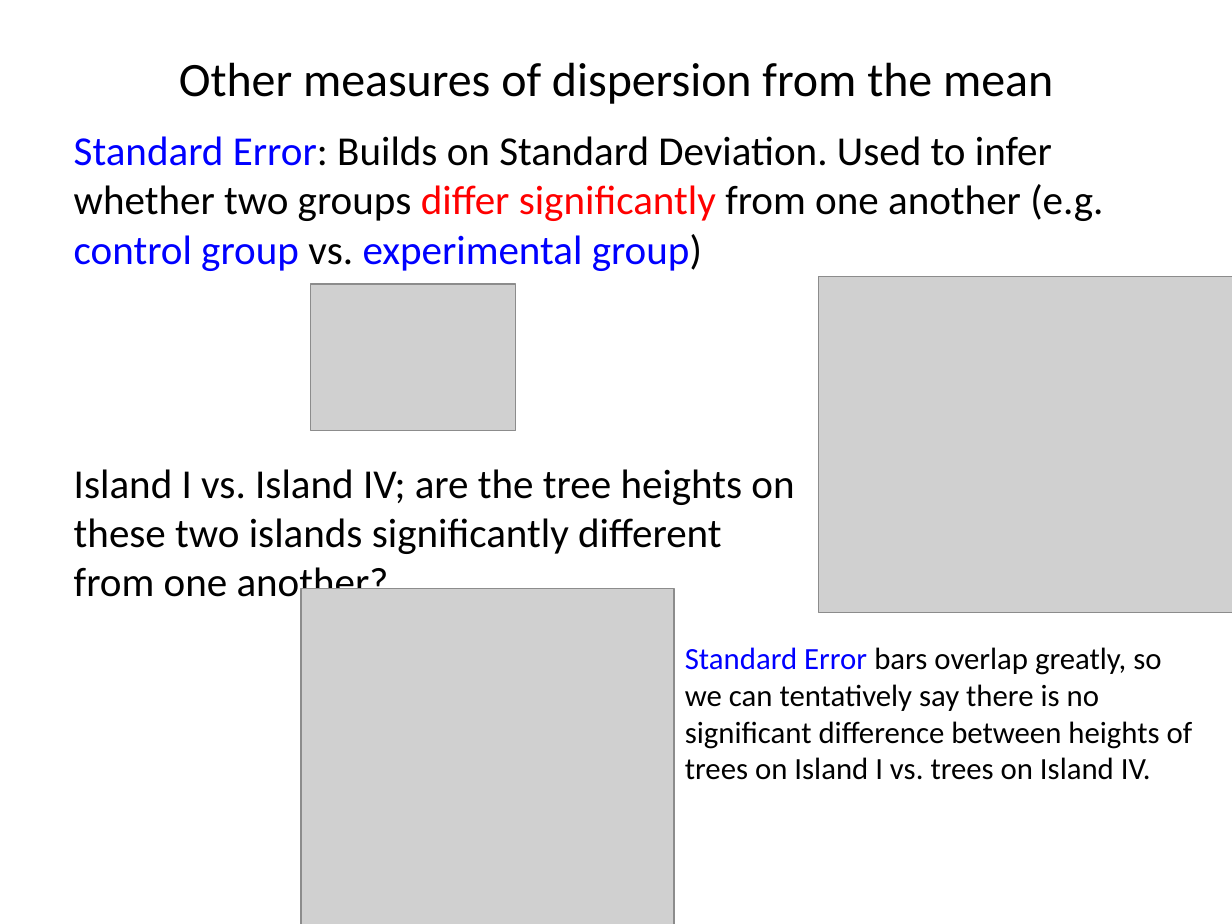
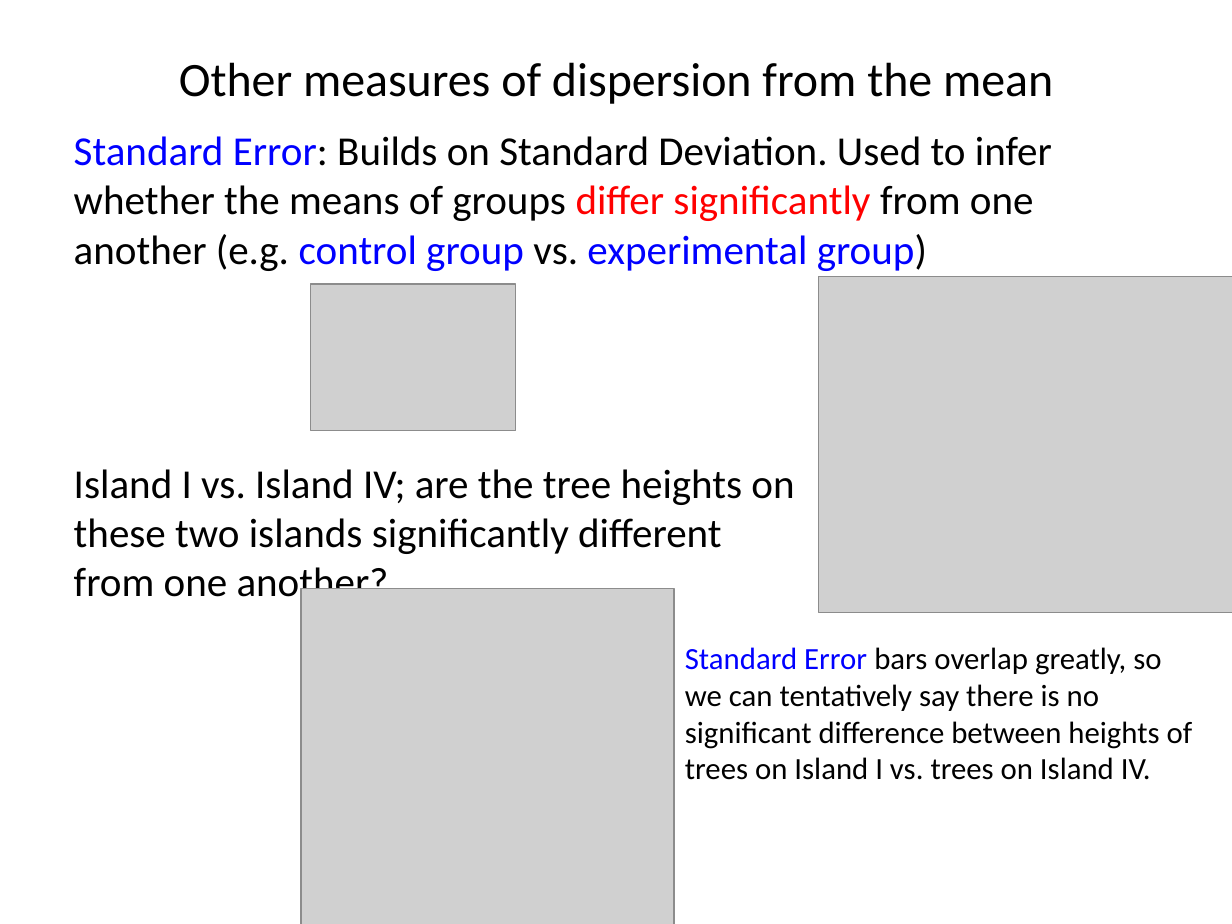
Before and after one commit to cmgienger/6-2WayANOVA, a slide deck: slide 15 of 6-Error_bars.pptx. Drawn at 1232x924 pixels with LibreOffice and Linux fonts; fonts in the diff are those of the drawing; grey boxes stand for pictures. Boxes give left, top, right and bottom in pixels: in the first picture for what was removed or moved away, otherwise in the second. Text is boxed around its words. In the diff, an @@ line names an element or a change of style, - is before the commit and + after.

Commit message:
updated
updated

```diff
--- a/6-Error_bars.pptx
+++ b/6-Error_bars.pptx
@@ text at [74, 136, 1052, 271]: text changed @@
-Standard Error: Builds on Standard Deviation. Used to infer whether two groups differ significantly from one another (e.g. control group vs. experimental group)
+Standard Error: Builds on Standard Deviation. Used to infer whether the means of groups differ significantly from one another (e.g. control group vs. experimental group)
```
Also in this commit, not shown: 1 other slide changed.
